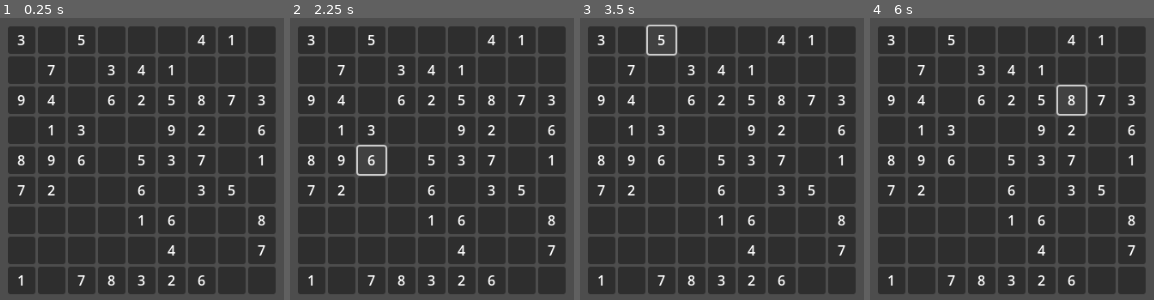
Above: before the commit, frames 1-4 (left to right).
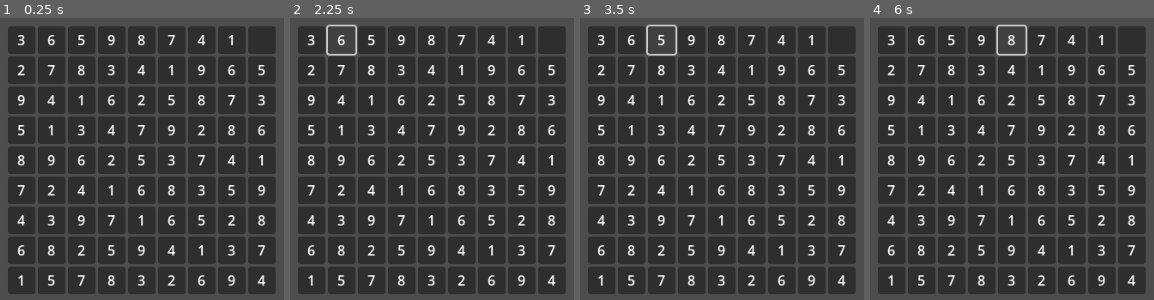
Above: after the commit, the same moments.

Repository: klaverse/sudoku
Game: Godot game, scene res://scenes/board.tscn
Two runs of this game, one before a commit and one after it. Both use one fixed random seed, a clock stepped at 60 frames per second and the inputs below.
Inputs (mouse positions are in pixels of both pictures, inside the frame that each line leads up to):
- Up to frame 1 (0.25 s): no input
- Up to frame 2 (2.25 s): click "3" at 0.5 s; click (341, 40) at 1.27 s; click "6" at 2 s
- Up to frame 3 (3.5 s): click "5" at 2.75 s
- Up to frame 4 (6 s): click (980, 40) at 3.52 s; click "9" at 4.25 s; click (1012, 40) at 5.02 s; click "8" at 5.75 s

The runs differ from the first frame. In frame 1, 2.4% of the frame differs, in the area x 5-94%, y 6-96%; in frame 2, 3.0%; in frame 3, 2.4%; in frame 4, 3.1%, in the area x 5-94%, y 2-96%.

Commit message:
add check win state

Diff:
--- a/scenes/cell_button.tscn
+++ b/scenes/cell_button.tscn
@@ -10,7 +10,10 @@
 clip_text = true
 script = ExtResource("1_24mlx")
 
+[connection signal="deactivate_same_attribute" from="." to="." method="_on_deactivate_same_attribute"]
 [connection signal="focus_entered" from="." to="." method="_on_focus_entered"]
 [connection signal="focus_exited" from="." to="." method="_on_focus_exited"]
+[connection signal="mouse_entered" from="." to="." method="_on_mouse_entered"]
 [connection signal="pressed" from="." to="." method="_on_pressed"]
+[connection signal="same_attribute" from="." to="." method="_on_same_attribute"]
 [connection signal="toggled" from="." to="." method="_on_toggled"]
--- a/scripts/board.gd
+++ b/scripts/board.gd
@@ -4,8 +4,10 @@
 @export var cell: PackedScene
 @onready var grid_container: GridContainer = $GridContainer
 
+signal select_cell(col: int, row: int)
+
 enum Difficulty {
-	EASY = 40,
+	EASY = 1,
 	MEDIUM = 45,
 	HARD = 50,
 	EXPERT = 55,
@@ -18,19 +20,40 @@
 
 var valid_numbers: Array[int] = []
 
-var rows: Array[Array] = []
-var cols: Array[Array] = []
 var grid: Array = []
-
 var res_grid: Array = []
+var current_col: int = -1
+var current_row: int = -1
 
 var window_size = DisplayServer.window_get_size()
+
 
 func _ready() -> void:
 	init_board()
 	generate_grid()
 	apply_puzzle(Difficulty.EASY)
 	render()
+	cell.connect("change_value", check_winner)
+
+func _input(event: InputEvent) -> void:
+	if event is InputEventKey:
+		var key_event: InputEventKey = event
+		if key_event.pressed && (key_event.keycode in [KEY_UP, KEY_DOWN, KEY_RIGHT, KEY_LEFT]):
+			if current_col == -1 || current_row == -1:
+				current_col = 0
+				current_row = 0
+			else:
+				if key_event.keycode == KEY_UP:
+					current_row -= 1
+				if key_event.keycode == KEY_DOWN:
+					current_row += 1
+				if key_event.keycode == KEY_RIGHT:
+					current_col += 1
+				if key_event.keycode == KEY_LEFT:
+					current_col -= 1
+			emit_signal("select_cell", current_col, current_row)
+
+
 
 func render() -> void:
 	var init_pos: Vector2
@@ -41,9 +64,11 @@
 		for col in range(GRID_SIZE):
 			var new_button: Cell = cell.instantiate()
 			new_button.position = init_pos + Vector2(col * CELL_SIZE_WITH_SPACING, row * CELL_SIZE_WITH_SPACING)
+			new_button.correct_value = res_grid[row][col]
+			new_button.col = col
+			new_button.row = row
 			if grid[row][col] != 0:
 				new_button.text = str(grid[row][col])
-			new_button.correct_value = res_grid[row][col]
 			add_child(new_button)
 
 func apply_puzzle(difficulty: Difficulty):
@@ -123,3 +148,12 @@
 
 func is_valid_box(col: int, row: int, num: int) -> bool:
 	return num not in get_box(col, row)
+
+func check_winner() -> bool:
+	for row in range(GRID_SIZE):
+		for col in range(GRID_SIZE):
+			if grid[row][col] != res_grid[row][col]:
+				print("ALMOST")
+				return false
+	print("VICTORY")
+	return true
--- a/scripts/cell_button.gd
+++ b/scripts/cell_button.gd
@@ -1,12 +1,20 @@
 extends Button
 class_name Cell
 
+signal same_attribute(same_col: int, same_row: int, same_value_text: String)
+signal deactivate_same_attribute(same_col: int, same_row: int, same_value_text: String)
+signal change_value
+
 var focus: bool = false
 var correct_value: int = 0
+var col: int = -1
+var row: int = -1
 
 # Called when the node enters the scene tree for the first time.
 func _ready() -> void:
-	pass # Replace with function body.
+	#connect("select_cell", _on_focus_entered)
+
+	pass
 
 
 # Called every frame. 'delta' is the elapsed time since the previous frame.
@@ -25,9 +33,24 @@
 		for i in range(9):
 			if Input.is_key_pressed(KEY_1 + i):
 				text = str(i+1)
+				emit_signal("change_value")
+
+func hover_same_attributes() -> void:
+	pass
 
 func _on_focus_entered() -> void:
 	focus = true
+	emit_signal("same_attribute", col, row, text)
 
 func _on_focus_exited() -> void:
 	focus = false
+	emit_signal("deactivate_same_attribute", col, row, text)
+
+func _on_same_attribute(same_col: int, same_row: int, same_value_text: String) -> void:
+	if col == same_col || row == same_row || text == same_value_text:
+		focus = true
+
+
+func _on_deactivate_same_attribute(same_col: int, same_row: int, same_value_text: String) -> void:
+	if col == same_col || row == same_row || text == same_value_text:
+		focus = false
